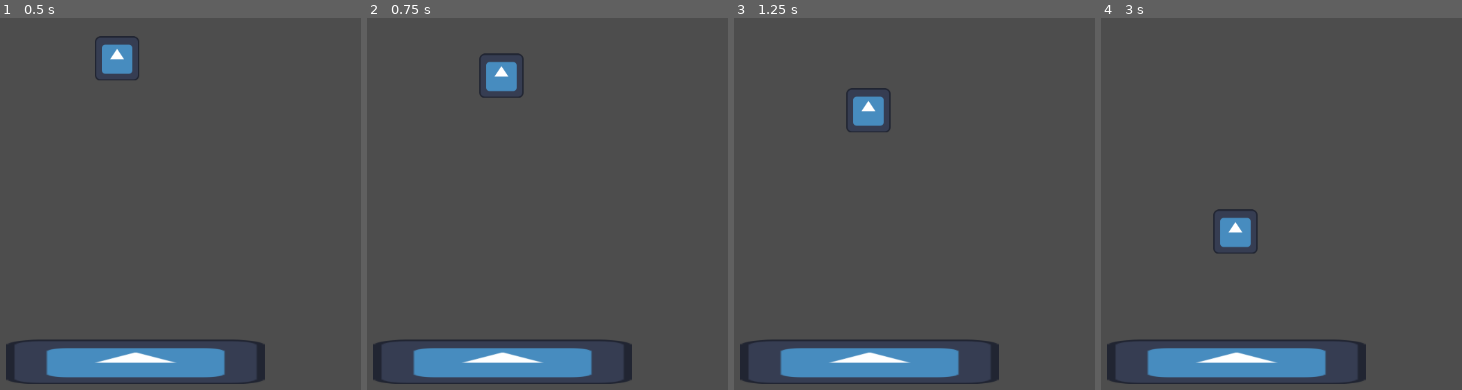
Above: before the commit, frames 1-4 (left to right).
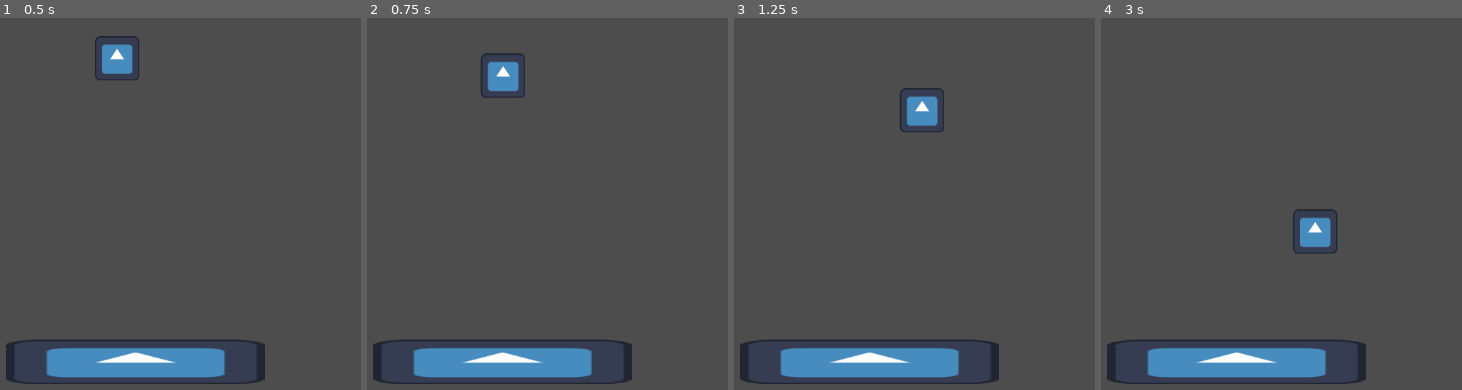
Above: after the commit, the same moments.

Repository: anfray-lapeyre/MADz-GameJam-04-2025
Game: Godot game, scene res://Scenes/Levels/map_game_level.tscn
Same seed, same stepped clock (60 frames per second), same inputs: the game is played once before the commit and once after it. The engine's default icon, where the game draws it, is replaced by a stand-in: a white triangle on a blue panel in a dark square.
Inputs:
- Up to frame 1 (0.5 s): no input
- Up to frame 2 (0.75 s): hold D (move_right) from 0.53 s (still down)
- Up to frame 3 (1.25 s): keep holding D (move_right)
- Up to frame 4 (3 s): release D (move_right) at 1.28 s; hold A (move_left) 1.28-2.03 s; hold D (move_right) from 2.03 s (still down)

Frame 1 is identical in both runs. In frame 2, 0.3% of the frame differs, in the area x 31-44%, y 9-22%; in frame 3, 1.8%; in frame 4, 1.9%, in the area x 31-66%, y 51-64%.

Commit message:
Added rotation

Diff:
--- a/the_souls_balance/Scenes/Levels/map_game_level.tscn
+++ b/the_souls_balance/Scenes/Levels/map_game_level.tscn
@@ -2,7 +2,7 @@
 
 [ext_resource type="Script" uid="uid://l4oaemtl5eql" path="res://Scripts/Resources/res_game_level.gd" id="1_kl2sp"]
 [ext_resource type="PackedScene" uid="uid://csvwci44smh26" path="res://Scenes/Objects/Experiences/obj_experience.tscn" id="2_obd1m"]
-[ext_resource type="PackedScene" uid="uid://6quqp1owskw2" path="res://Scenes/Objects/Experiences/obj_experience2.tscn" id="3_tfqen"]
+[ext_resource type="PackedScene" uid="uid://lm6bbsji7bgp" path="res://Scenes/Objects/Experiences/obj_experience_T.tscn" id="3_sailx"]
 [ext_resource type="Texture2D" uid="uid://dp7igmvsk0mcr" path="res://Assets/2D/icon.svg" id="4_04g2o"]
 
 [sub_resource type="RectangleShape2D" id="RectangleShape2D_02pa6"]
@@ -10,7 +10,7 @@
 
 [node name="Node2D" type="Node2D"]
 script = ExtResource("1_kl2sp")
-ex_experience_list = Array[PackedScene]([ExtResource("2_obd1m"), ExtResource("3_tfqen"), ExtResource("2_obd1m"), ExtResource("2_obd1m"), ExtResource("3_tfqen"), ExtResource("3_tfqen"), ExtResource("3_tfqen")])
+ex_experience_list = Array[PackedScene]([ExtResource("2_obd1m"), ExtResource("3_sailx"), ExtResource("2_obd1m"), ExtResource("2_obd1m"), ExtResource("3_sailx"), ExtResource("3_sailx"), ExtResource("3_sailx"), ExtResource("3_sailx")])
 ex_spawn_position = Vector2(600, -500)
 
 [node name="StaticBody2D" type="StaticBody2D" parent="."]
--- a/the_souls_balance/Scenes/Objects/Experiences/obj_experience.tscn
+++ b/the_souls_balance/Scenes/Objects/Experiences/obj_experience.tscn
@@ -1,10 +1,7 @@
-[gd_scene load_steps=4 format=3 uid="uid://csvwci44smh26"]
+[gd_scene load_steps=3 format=3 uid="uid://csvwci44smh26"]
 
 [ext_resource type="Texture2D" uid="uid://dp7igmvsk0mcr" path="res://Assets/2D/icon.svg" id="1_7giel"]
 [ext_resource type="Script" uid="uid://timyimdp8xdv" path="res://Scripts/NodeScripts/scr_obj_experience.gd" id="1_717cv"]
-
-[sub_resource type="RectangleShape2D" id="RectangleShape2D_v1gpg"]
-size = Vector2(120, 120)
 
 [node name="obj_experience" type="RigidBody2D"]
 script = ExtResource("1_717cv")
@@ -12,14 +9,16 @@
 [node name="experience_sprite" type="Sprite2D" parent="."]
 texture = ExtResource("1_7giel")
 
-[node name="experience_collider" type="CollisionShape2D" parent="."]
-shape = SubResource("RectangleShape2D_v1gpg")
+[node name="experience_collider" type="CollisionPolygon2D" parent="."]
+position = Vector2(9.53674e-07, 0.999997)
+scale = Vector2(3.9375, 4)
+polygon = PackedVector2Array(15.4921, 15.25, -15.4921, 15.25, -15.4921, -15.5, 15.4921, -15.5)
 
 [node name="detect_area" type="Area2D" parent="."]
 
 [node name="detect_area_collider" type="CollisionPolygon2D" parent="detect_area"]
-position = Vector2(-62, 78.1625)
+position = Vector2(-68, 74)
 scale = Vector2(1, 8.3125)
-polygon = PackedVector2Array(62, -6.99699, 10, -1.70376, 114, -1.70376, 62, -6.99699)
+polygon = PackedVector2Array(7, -16.2406, 7, -1.44361, 129, -1.44361, 129, -16.2406)
 
 [connection signal="body_entered" from="detect_area" to="." method="_on_area_2d_body_entered"]
--- a/the_souls_balance/Scenes/Objects/Experiences/obj_experience2.tscn
+++ /dev/null
@@ -1,29 +0,0 @@
-[gd_scene load_steps=5 format=3 uid="uid://6quqp1owskw2"]
-
-[ext_resource type="Script" uid="uid://timyimdp8xdv" path="res://Scripts/NodeScripts/scr_obj_experience.gd" id="1_4lwnh"]
-[ext_resource type="Texture2D" uid="uid://dp7igmvsk0mcr" path="res://Assets/2D/icon.svg" id="2_m44ve"]
-
-[sub_resource type="CanvasItemMaterial" id="CanvasItemMaterial_wlxw7"]
-blend_mode = 2
-
-[sub_resource type="RectangleShape2D" id="RectangleShape2D_v1gpg"]
-size = Vector2(120, 120)
-
-[node name="obj_experience" type="RigidBody2D"]
-script = ExtResource("1_4lwnh")
-
-[node name="experience_sprite" type="Sprite2D" parent="."]
-material = SubResource("CanvasItemMaterial_wlxw7")
-texture = ExtResource("2_m44ve")
-
-[node name="experience_collider" type="CollisionShape2D" parent="."]
-shape = SubResource("RectangleShape2D_v1gpg")
-
-[node name="detect_area" type="Area2D" parent="."]
-
-[node name="detect_area_collider" type="CollisionPolygon2D" parent="detect_area"]
-position = Vector2(-62, 78.1625)
-scale = Vector2(1, 8.3125)
-polygon = PackedVector2Array(62, -6.99699, 10, -1.70376, 114, -1.70376, 62, -6.99699)
-
-[connection signal="body_entered" from="detect_area" to="." method="_on_area_2d_body_entered"]
--- a/the_souls_balance/Scenes/Objects/Experiences/obj_experience_T.tscn
+++ b/the_souls_balance/Scenes/Objects/Experiences/obj_experience_T.tscn
@@ -6,9 +6,6 @@
 
 [sub_resource type="ShaderMaterial" id="ShaderMaterial_hai1y"]
 shader = ExtResource("2_bixk5")
-
-[sub_resource type="ConvexPolygonShape2D" id="ConvexPolygonShape2D_bixk5"]
-points = PackedVector2Array(-179.5, -58.5, 175.5, -58.5, 175.5, 61.5, 60.5, 61.5, 60.5, 177.5, -57.5, 177.5, -57.5, 61.5, -179.5, 61.5)
 
 [node name="obj_experience" instance=ExtResource("1_6cc8r")]
 
@@ -19,7 +16,8 @@
 
 [node name="experience_collider" parent="." index="1"]
 position = Vector2(-4, -61)
-shape = SubResource("ConvexPolygonShape2D_bixk5")
+polygon = PackedVector2Array(45.7143, 15.5, 15.4921, 15.5, 15.4921, 45.5, -14.9841, 45.5, -15.1872, 15.3335, -45.7143, 15.25, -45.7143, -15, 45.7143, -15)
 
 [node name="detect_area_collider" parent="detect_area" index="0"]
-position = Vector2(-60, 135)
+position = Vector2(-69, 121)
+polygon = PackedVector2Array(5, -14.5564, 6, -1.90735e-06, 126, -1.90735e-06, 126, -14.4361, 245, -14.4361, 245, -29.1128, -115, -29.1128, -115, -14.5564)
--- a/the_souls_balance/Scripts/NodeScripts/scr_obj_experience.gd
+++ b/the_souls_balance/Scripts/NodeScripts/scr_obj_experience.gd
@@ -1,12 +1,13 @@
 extends RigidBody2D
 
 @export var ex_fall_speed: float = 200.0 # Falling speed when player is in control
-@export var ex_horizontal_distance: float = 50 # horizontal distance when pressing Q and D
+@export var ex_horizontal_distance: float = 5 # horizontal distance when pressing Q and D
 @export_range(0.0, 1.0) var ex_smoothiness_of_transition := 0.5 # Smoothness of the horizontal movement
 @export var ex_gravity: float = 1.0 # How strong is the gravity when you don't controle the experience anymore
 @export var ex_time_before_release_control: float = 0.0
 signal sig_control_lost
 
+var current_rotation_state := 0 # 0, 1, 2, 3 for the 4 directions
 var target_position: Vector2
 var is_controlled: bool = true
 @onready var self_collider : RigidBody2D = $"."
@@ -19,10 +20,14 @@
 func _physics_process(delta: float) -> void:
 	if is_controlled:
 		# horizontal deplacement on input pressed
-		if Input.is_action_just_pressed("move_left"):
+		if Input.is_action_pressed("move_left"):
 			target_position.x -= ex_horizontal_distance
-		elif Input.is_action_just_pressed("move_right"):
+		elif Input.is_action_pressed("move_right"):
 			target_position.x += ex_horizontal_distance
+		if Input.is_action_just_pressed("rotate_left"):
+			_rotate_piece(-1)
+		elif Input.is_action_just_pressed("rotate_right"):
+			_rotate_piece(1)
 		# Makes the horizontal deplacement smooth
 		global_position.x = lerp(global_position.x, target_position.x, ex_smoothiness_of_transition)
 		# allows the free vertical fall
@@ -45,3 +50,9 @@
 	sig_control_lost.emit() #send a signal to game level
 	gravity_scale = ex_gravity
 	print ("release control")
+
+func _rotate_piece(direction: int):
+	current_rotation_state = (current_rotation_state + direction) % 4
+	if current_rotation_state < 0:
+		current_rotation_state += 4
+	rotation_degrees = current_rotation_state * 90
--- a/the_souls_balance/project.godot
+++ b/the_souls_balance/project.godot
@@ -24,19 +24,26 @@
 move_left={
 "deadzone": 0.5,
 "events": [Object(InputEventKey,"resource_local_to_scene":false,"resource_name":"","device":-1,"window_id":0,"alt_press …(192 unchanged characters)…
-, Object(InputEventKey,"resource_local_to_scene":false,"resource_name":"","device":-1,"window_id":0,"alt_pressed":false,"shift_pressed":false,"ctrl_pressed":false,"meta_pressed":false,"pressed":false,"keycode":81,"physical_keycode":0,"key_label":0,"unicode":113,"location":0,"echo":false,"script":null)
 ]
 }
 move_right={
 "deadzone": 0.5,
 "events": [Object(InputEventKey,"resource_local_to_scene":false,"resource_name":"","device":-1,"window_id":0,"alt_press …(192 unchanged characters)…
-, Object(InputEventKey,"resource_local_to_scene":false,"resource_name":"","device":-1,"window_id":0,"alt_pressed":false,"shift_pressed":false,"ctrl_pressed":false,"meta_pressed":false,"pressed":false,"keycode":68,"physical_keycode":0,"key_label":0,"unicode":100,"location":0,"echo":false,"script":null)
 ]
 }
 move_down={
 "deadzone": 0.5,
 "events": [Object(InputEventKey,"resource_local_to_scene":false,"resource_name":"","device":-1,"window_id":0,"alt_press …(192 unchanged characters)…
-, Object(InputEventKey,"resource_local_to_scene":false,"resource_name":"","device":-1,"window_id":0,"alt_pressed":false,"shift_pressed":false,"ctrl_pressed":false,"meta_pressed":false,"pressed":false,"keycode":83,"physical_keycode":0,"key_label":0,"unicode":115,"location":0,"echo":false,"script":null)
+]
+}
+rotate_left={
+"deadzone": 0.2,
+"events": [Object(InputEventKey,"resource_local_to_scene":false,"resource_name":"","device":-1,"window_id":0,"alt_pressed":false,"shift_pressed":false,"ctrl_pressed":false,"meta_pressed":false,"pressed":false,"keycode":0,"physical_keycode":81,"key_label":0,"unicode":97,"location":0,"echo":false,"script":null)
+]
+}
+rotate_right={
+"deadzone": 0.2,
+"events": [Object(InputEventKey,"resource_local_to_scene":false,"resource_name":"","device":-1,"window_id":0,"alt_pressed":false,"shift_pressed":false,"ctrl_pressed":false,"meta_pressed":false,"pressed":false,"keycode":0,"physical_keycode":69,"key_label":0,"unicode":101,"location":0,"echo":false,"script":null)
 ]
 }
 
Not shown: 1 places in the_souls_balance/Scenes/Objects/Experiences/obj_experience_T.tscn that only renumber resources
